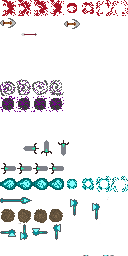
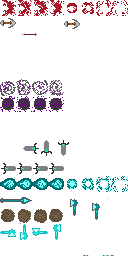
Layer changes from the first 128 x 256 image to the second:
painted on "Background" over left=0, top=224, right=61, bottom=240
